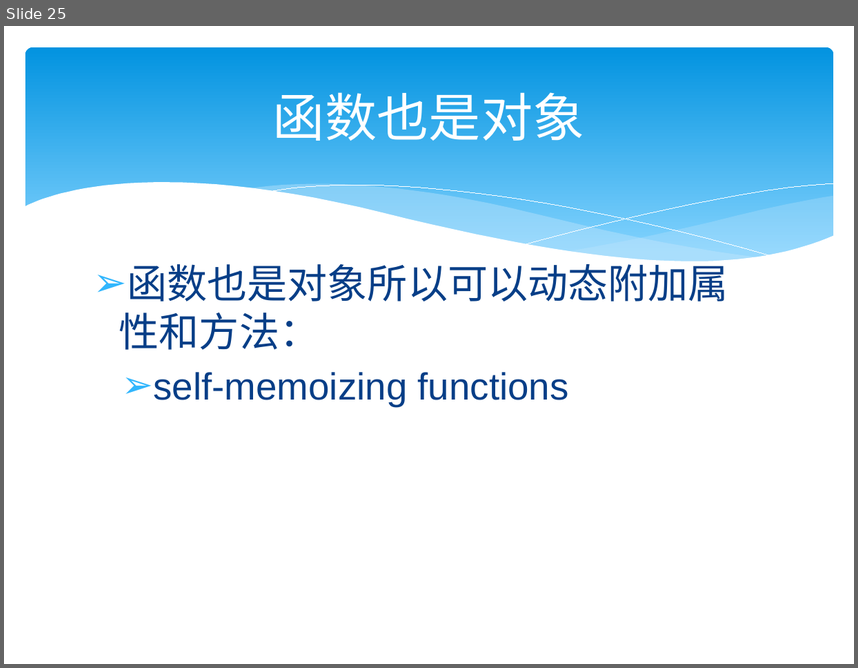
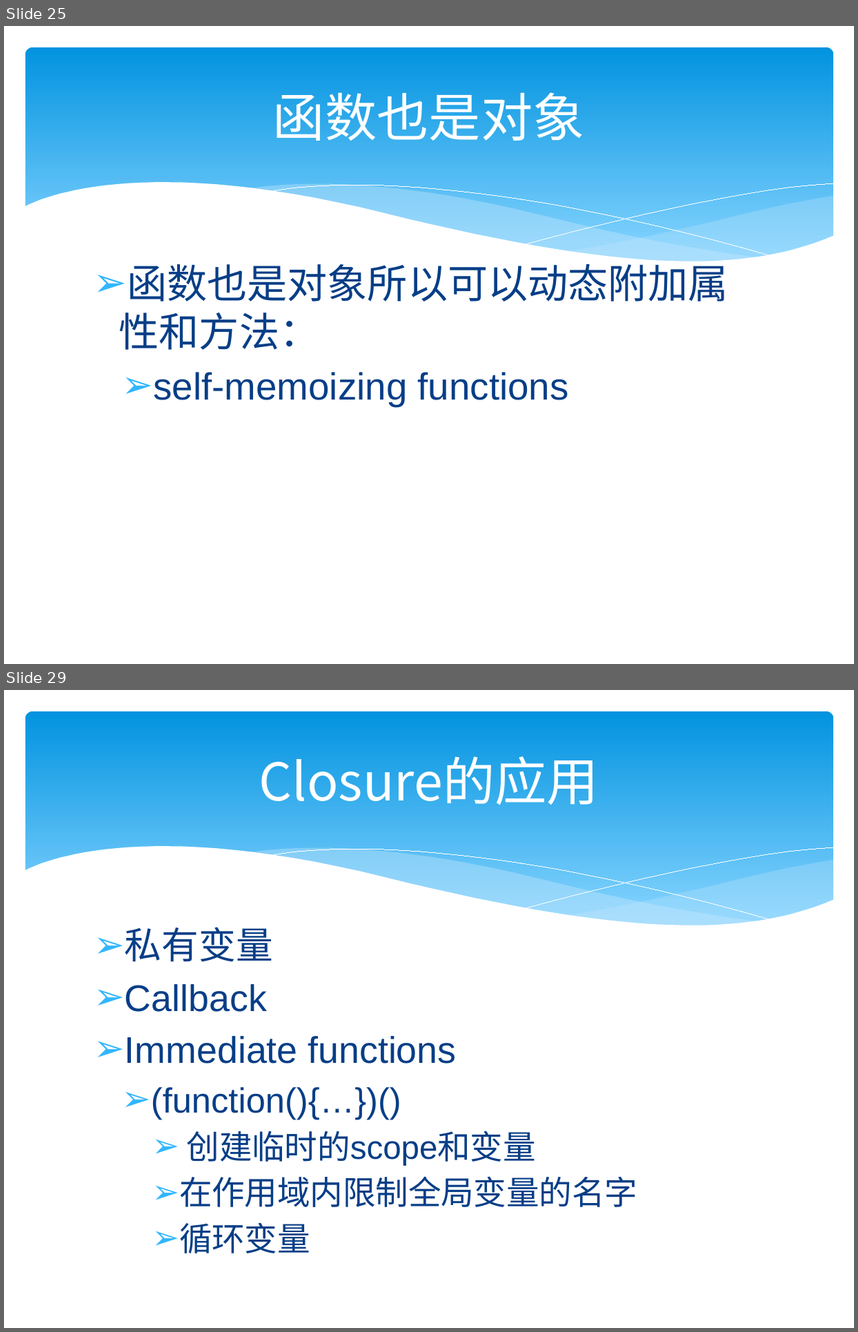
Before and after one commit to zjumty/jsfunc_training, a slide deck: JavaScriptFunctionObject.pptx. Shown one above the other, each under a label of ours: slide 25 before the commit, slides 25 and 29 after it; the slides between them are not shown. The pictures are 858x668 and 858x1332 pixels, drawn with LibreOffice and Linux fonts; fonts in the diff are those of the drawing. Boxes give left, top, right and bottom in pixels: in the first picture for what was removed or moved away, otherwise in the second. Text is boxed around its words. In the diff, an @@ line names an element or a change of style, - is before the commit and + after.

```diff
--- a/JavaScriptFunctionObject.pptx
+++ b/JavaScriptFunctionObject.pptx
@@ slide 29 added at (4, 690, 854, 1328), background #FFFFFF; not listed: 6 template elements that a slide beside it also shows @@
@@ title added at (259, 756, 599, 805), 44 pt, text #FFFFFF @@
+Closure的应用
@@ text added at (125, 927, 637, 1253), 27.8 pt, text #073E87 @@
+➢ 私有变量
+➢ Callback
+➢ Immediate functions
+  ➢ (function(){…})()
+    ➢ 创建临时的scope和变量
+    ➢ 在作用域内限制全局变量的名字
+    ➢ 循环变量
```
Also in this commit, not shown: 1 slide changed, 6 other slides added, 2 other files.
